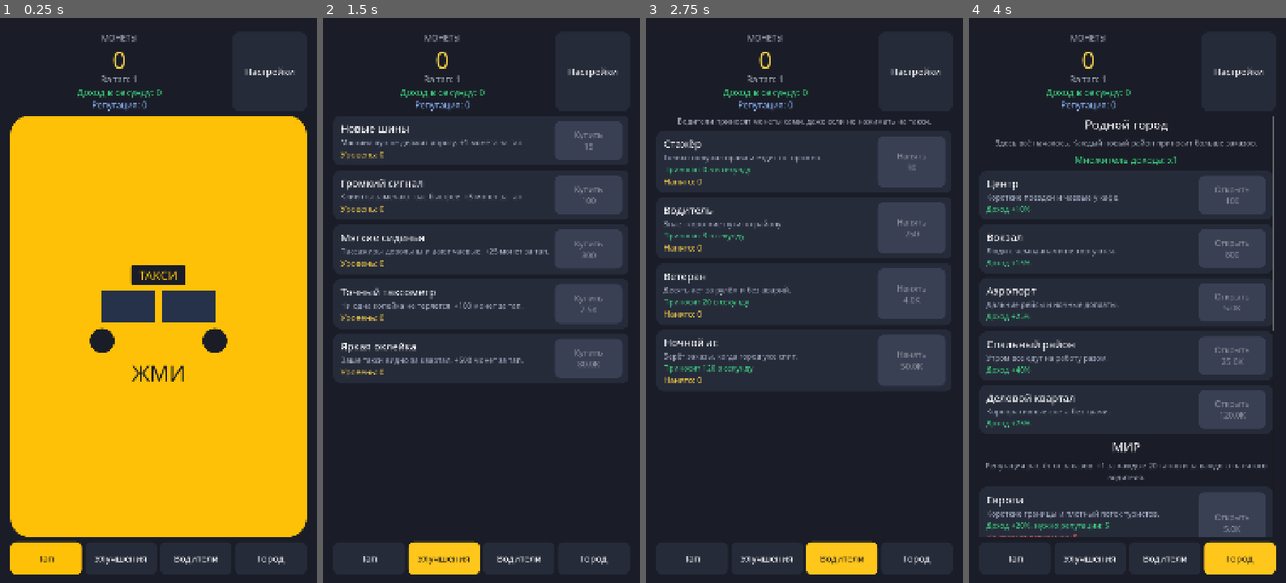
Above: before the commit, frames 1-4 (left to right).
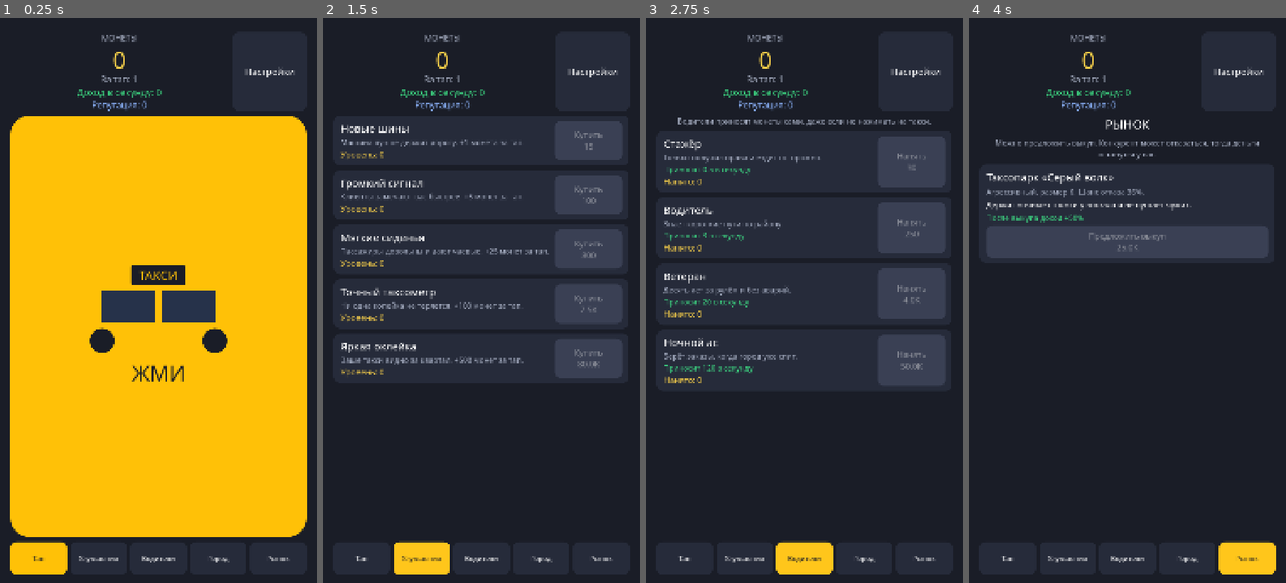
Above: after the commit, the same moments.

Repository: bogdan22807/play1
Game: Godot game, scene res://scenes/main.tscn
Same seed, same stepped clock (60 frames per second), same inputs: the game is played once before the commit and once after it.
Inputs (mouse positions are in pixels of both pictures, inside the frame that each line leads up to):
- Up to frame 1 (0.25 s): no input
- Up to frame 2 (1.5 s): click "Тап" at 0.5 s; click "Улучшения" at 1.25 s
- Up to frame 3 (2.75 s): click "Водители" at 2 s
- Up to frame 4 (4 s): click "Город" at 2.75 s; click (1247, 560) at 3.5 s, where only the run after the commit has a clickable "Рынок"

The runs differ from the first frame. In frame 1, 0.7% of the frame differs, in the area x 10-91%, y 92-99%; in frame 2, 1.2%; in frame 3, 1.7%; in frame 4, 18%, in the area x 5-97%, y 17-99%.

Commit message:
Добавить выкуп конкурента на вкладке «Рынок».
Отказ не списывает монеты. Купленная компания даёт постоянный бонус к доходу и пишется в сохранение.

Co-authored-by: bogdan22807 <bogdan22807@users.noreply.github.com>

Diff:
--- a/autoload/game_state.gd
+++ b/autoload/game_state.gd
@@ -20,6 +20,8 @@
 signal reputation_changed(reputation: int)
 ## Открыли регион мира.
 signal regions_changed
+## Выкупили конкурента или он отказал.
+signal competitors_changed
 
 ## Сколько монет даёт тап без улучшений.
 const BASE_TAP_POWER: float = 1.0
@@ -27,6 +29,7 @@
 const DRIVERS_PATH := "res://data/drivers.json"
 const CITIES_PATH := "res://data/cities.json"
 const REGIONS_PATH := "res://data/regions.json"
+const COMPETITORS_PATH := "res://data/competitors.json"
 ## Сколько тапов нужно для +1 репутации.
 const TAPS_PER_REPUTATION := 20
 ## Если кадр завис дольше секунды, не начисляем доход за всю паузу.
@@ -51,6 +54,9 @@
 ## id района -> 1, если район уже открыт.
 var _opened_districts: Dictionary = {}
 var _region_defs: Array = []
+var _competitor_defs: Array = []
+## id конкурента -> 1, если компания уже выкуплена.
+var _owned_competitors: Dictionary = {}
 ## id региона -> 1, если регион уже открыт.
 var _opened_regions: Dictionary = {}
 ## Репутация компании. Нужна, чтобы выходить в новые регионы.
@@ -74,6 +80,7 @@
 	_driver_defs = _read_json_array(DRIVERS_PATH)
 	_city_defs = _read_json_array(CITIES_PATH)
 	_region_defs = _read_json_array(REGIONS_PATH)
+	_competitor_defs = _read_json_array(COMPETITORS_PATH)
 	load_game()
 	_recalc_income()
 	coins_changed.emit(coins)
@@ -83,6 +90,7 @@
 	districts_changed.emit()
 	regions_changed.emit()
 	reputation_changed.emit(reputation)
+	competitors_changed.emit()
 
 
 ## Пассивный доход капает каждый кадр. Рядом тикает автосохранение.
@@ -228,7 +236,7 @@
 
 ## Районы, регионы и франшиза умножают и тап, и пассивный доход.
 func get_income_multiplier() -> float:
-	return _district_multiplier() * _region_multiplier()
+	return _district_multiplier() * _region_multiplier() * _competitor_multiplier()
 
 
 func get_cities() -> Array:
@@ -352,6 +360,84 @@
 	return 1.0 + bonus
 
 
+func get_competitors() -> Array:
+	return _competitor_defs
+
+
+func is_competitor_owned(competitor_id: String) -> bool:
+	return int(_owned_competitors.get(competitor_id, 0)) > 0
+
+
+func get_competitor_cost(competitor_id: String) -> float:
+	var info: Dictionary = _find_def(_competitor_defs, competitor_id)
+	return maxf(0.0, float(info.get("base_cost", 0)))
+
+
+## Шанс отказа: чем крупнее парк и жёстче характер, тем выше.
+func get_buyout_refuse_chance(competitor_id: String) -> float:
+	var info: Dictionary = _find_def(_competitor_defs, competitor_id)
+	if info.is_empty():
+		return 1.0
+	var chance: float = 0.04 * float(info.get("size", 1))
+	match str(info.get("personality", "")):
+		"aggressive":
+			chance += 0.12
+		"cunning":
+			chance += 0.18
+		"family":
+			chance -= 0.05
+	return clampf(chance, 0.05, 0.85)
+
+
+func can_offer_buyout(competitor_id: String) -> bool:
+	if is_competitor_owned(competitor_id) or _find_def(_competitor_defs, competitor_id).is_empty():
+		return false
+	return coins + 0.001 >= get_competitor_cost(competitor_id)
+
+
+## Деньги списываются только если конкурент согласился.
+func offer_buyout(competitor_id: String) -> Dictionary:
+	var info: Dictionary = _find_def(_competitor_defs, competitor_id)
+	if info.is_empty():
+		return {"ok": false, "refused": false, "text": "Такой компании нет."}
+	if is_competitor_owned(competitor_id):
+		return {"ok": false, "refused": false, "text": "Эта компания уже ваша."}
+	if not can_offer_buyout(competitor_id):
+		return {"ok": false, "refused": false, "text": "Не хватает монет."}
+	if randf() < get_buyout_refuse_chance(competitor_id):
+		return {
+			"ok": false,
+			"refused": true,
+			"text": str(info.get("refuse_text", "Нет, мы не продаёмся.")),
+		}
+	coins -= get_competitor_cost(competitor_id)
+	if coins < 0.0:
+		coins = 0.0
+	_owned_competitors[competitor_id] = 1
+	_recalc_income()
+	coins_changed.emit(coins)
+	tap_power_changed.emit(get_tap_power())
+	competitors_changed.emit()
+	save_game()
+	return {
+		"ok": true,
+		"refused": false,
+		"text": str(info.get("success_text", "Сделка состоялась.")),
+	}
+
+
+func _competitor_multiplier() -> float:
+	var bonus: float = 0.0
+	for raw: Variant in _competitor_defs:
+		if typeof(raw) != TYPE_DICTIONARY:
+			continue
+		var info: Dictionary = raw
+		var competitor_id: String = str(info.get("id", ""))
+		if is_competitor_owned(competitor_id):
+			bonus += float(info.get("income_bonus", 0))
+	return 1.0 + bonus
+
+
 func _add_reputation(amount: int) -> void:
 	if amount <= 0:
 		return
@@ -411,6 +497,7 @@
 	_offline_capped = false
 	_opened_districts.clear()
 	_opened_regions.clear()
+	_owned_competitors.clear()
 	reputation = 0
 	_taps_toward_reputation = 0
 	_recalc_income()
@@ -421,6 +508,7 @@
 	districts_changed.emit()
 	regions_changed.emit()
 	reputation_changed.emit(reputation)
+	competitors_changed.emit()
 	save_game()
 
 
@@ -528,6 +616,7 @@
 		"regions": _opened_regions.duplicate(),
 		"reputation": reputation,
 		"reputation_taps": _taps_toward_reputation,
+		"competitors": _owned_competitors.duplicate(),
 	}
 	var file := FileAccess.open(SAVE_PATH, FileAccess.WRITE)
 	if file == null:
@@ -556,6 +645,7 @@
 	_driver_counts = _read_count_dict(data.get("drivers", {}))
 	_opened_districts = _read_count_dict(data.get("districts", {}))
 	_opened_regions = _read_count_dict(data.get("regions", {}))
+	_owned_competitors = _read_count_dict(data.get("competitors", {}))
 	reputation = maxi(0, int(data.get("reputation", 0)))
 	_taps_toward_reputation = maxi(0, int(data.get("reputation_taps", 0)))
 	_last_exit_unix = maxi(0, int(data.get("last_exit_unix", 0)))
--- /dev/null
+++ b/data/competitors.json
@@ -0,0 +1,14 @@
+[
+  {
+    "id": "wolf",
+    "name": "Таксопарк «Серый волк»",
+    "size": 6,
+    "personality": "aggressive",
+    "personality_name": "Агрессивный",
+    "description": "Держит ночные стоянки у вокзала и не пускает чужих.",
+    "base_cost": 25000,
+    "income_bonus": 0.5,
+    "refuse_text": "Ещё чего. Мои машины не продаются.",
+    "success_text": "Ладно, забирай стоянку. Водители остаются при деньгах."
+  }
+]
--- a/scripts/main.gd
+++ b/scripts/main.gd
@@ -21,6 +21,7 @@
 const PAGE_UPGRADES := 1
 const PAGE_DRIVERS := 2
 const PAGE_CITY := 3
+const PAGE_MARKET := 4
 
 var _coins_label: Label
 var _tap_label: Label
@@ -31,9 +32,11 @@
 var _upgrades_page: Control
 var _drivers_page: Control
 var _city_page: Control
+var _market_page: Control
 var _upgrade_list: VBoxContainer
 var _driver_list: VBoxContainer
 var _city_list: VBoxContainer
+var _market_list: VBoxContainer
 var _multiplier_label: Label
 var _tab_buttons: Array[Button] = []
 var _float_layer: Control
@@ -47,6 +50,10 @@
 var _driver_rows: Dictionary = {}
 var _district_rows: Dictionary = {}
 var _region_rows: Dictionary = {}
+var _competitor_rows: Dictionary = {}
+var _notice_layer: Control
+var _notice_title: Label
+var _notice_body: Label
 var _offline_layer: Control
 var _offline_label: Label
 var _offline_time_label: Label
@@ -63,6 +70,7 @@
 	GameState.districts_changed.connect(_on_districts_changed)
 	GameState.regions_changed.connect(_on_regions_changed)
 	GameState.reputation_changed.connect(_on_reputation_changed)
+	GameState.competitors_changed.connect(_on_competitors_changed)
 	GameState.offline_reward_ready.connect(_show_offline_popup)
 	# Сигнал из автозагрузки мог прийти раньше, чем экран подписался. Берём числа ещё раз.
 	_on_coins_changed(GameState.coins)
@@ -72,6 +80,7 @@
 	_refresh_drivers()
 	_refresh_districts()
 	_refresh_regions()
+	_refresh_competitors()
 	_on_reputation_changed(GameState.reputation)
 	_show_offline_popup()
 
@@ -145,9 +154,16 @@
 	_city_list = _city_page.get_child(0).get_child(0) as VBoxContainer
 	_build_city_rows()
 
+	_market_page = _build_scroll_page()
+	_market_page.set_anchors_and_offsets_preset(Control.PRESET_FULL_RECT)
+	pages.add_child(_market_page)
+	_market_list = _market_page.get_child(0).get_child(0) as VBoxContainer
+	_build_market_rows()
+
 	column.add_child(_build_tab_bar())
 	_show_page(PAGE_TAP)
 	_build_settings_popup()
+	_build_notice_popup()
 	_build_offline_popup()
 
 
@@ -257,6 +273,7 @@
 		_make_tab("Улучшения"),
 		_make_tab("Водители"),
 		_make_tab("Город"),
+		_make_tab("Рынок"),
 	]
 	for index in _tab_buttons.size():
 		var button: Button = _tab_buttons[index]
@@ -271,7 +288,7 @@
 	button.size_flags_horizontal = Control.SIZE_EXPAND_FILL
 	button.custom_minimum_size = Vector2(0, 112)
 	button.focus_mode = Control.FOCUS_NONE
-	button.add_theme_font_size_override("font_size", 28)
+	button.add_theme_font_size_override("font_size", 24)
 	button.clip_text = false
 	button.autowrap_mode = TextServer.AUTOWRAP_WORD_SMART
 	return button
@@ -369,6 +386,159 @@
 	style.set_corner_radius_all(42)
 	wheel.add_theme_stylebox_override("panel", style)
 	return wheel
+
+
+func _build_market_rows() -> void:
+	var title := Label.new()
+	title.text = "РЫНОК"
+	title.horizontal_alignment = HORIZONTAL_ALIGNMENT_CENTER
+	title.add_theme_font_size_override("font_size", 42)
+	_market_list.add_child(title)
+
+	var hint := Label.new()
+	hint.text = "Можно предложить выкуп. Конкурент может отказаться, тогда деньги останутся у вас."
+	hint.autowrap_mode = TextServer.AUTOWRAP_WORD_SMART
+	hint.horizontal_alignment = HORIZONTAL_ALIGNMENT_CENTER
+	hint.add_theme_font_size_override("font_size", 26)
+	hint.add_theme_color_override("font_color", COLOR_MUTED)
+	_market_list.add_child(hint)
+
+	for raw: Variant in GameState.get_competitors():
+		if typeof(raw) != TYPE_DICTIONARY:
+			continue
+		var info: Dictionary = raw
+		var competitor_id: String = str(info.get("id", ""))
+		if competitor_id == "":
+			continue
+		_market_list.add_child(_make_competitor_row(competitor_id, info))
+
+
+func _make_competitor_row(competitor_id: String, info: Dictionary) -> PanelContainer:
+	var panel := PanelContainer.new()
+	panel.size_flags_horizontal = Control.SIZE_EXPAND_FILL
+	panel.add_theme_stylebox_override("panel", _panel_style())
+
+	var column := VBoxContainer.new()
+	column.add_theme_constant_override("separation", 8)
+	panel.add_child(column)
+
+	var title := Label.new()
+	title.text = str(info.get("name", competitor_id))
+	title.autowrap_mode = TextServer.AUTOWRAP_WORD_SMART
+	title.add_theme_font_size_override("font_size", 36)
+	column.add_child(title)
+
+	var meta := Label.new()
+	var chance: float = GameState.get_buyout_refuse_chance(competitor_id) * 100.0
+	meta.text = "%s, размер %s. Шанс отказа %s%%." % [
+		str(info.get("personality_name", "")),
+		GameState.format_number(float(info.get("size", 0))),
+		GameState.format_number(chance),
+	]
+	meta.autowrap_mode = TextServer.AUTOWRAP_WORD_SMART
+	meta.add_theme_font_size_override("font_size", 26)
+	meta.add_theme_color_override("font_color", COLOR_MUTED)
+	column.add_child(meta)
+
+	var description := Label.new()
+	description.text = str(info.get("description", ""))
+	description.autowrap_mode = TextServer.AUTOWRAP_WORD_SMART
+	description.add_theme_font_size_override("font_size", 26)
+	column.add_child(description)
+
+	var bonus: float = float(info.get("income_bonus", 0))
+	var bonus_label := Label.new()
+	bonus_label.text = "После выкупа доход +%s%%" % GameState.format_number(bonus * 100.0)
+	bonus_label.add_theme_font_size_override("font_size", 26)
+	bonus_label.add_theme_color_override("font_color", COLOR_INCOME)
+	column.add_child(bonus_label)
+
+	var offer_button := Button.new()
+	offer_button.custom_minimum_size = Vector2(0, 110)
+	offer_button.focus_mode = Control.FOCUS_NONE
+	_style_buy_button(offer_button)
+	offer_button.pressed.connect(_on_offer_buyout.bind(competitor_id))
+	column.add_child(offer_button)
+
+	_competitor_rows[competitor_id] = offer_button
+	return panel
+
+
+func _on_offer_buyout(competitor_id: String) -> void:
+	var result: Dictionary = GameState.offer_buyout(competitor_id)
+	var title := "Отказ"
+	if bool(result.get("ok", false)):
+		title = "Сделка"
+	_show_notice(title, str(result.get("text", "")))
+
+
+func _refresh_competitors() -> void:
+	for competitor_id: Variant in _competitor_rows.keys():
+		var offer_button: Button = _competitor_rows[competitor_id]
+		var id := str(competitor_id)
+		if GameState.is_competitor_owned(id):
+			offer_button.text = "Компания ваша"
+			offer_button.disabled = true
+		else:
+			var cost: float = GameState.get_competitor_cost(id)
+			offer_button.text = "Предложить выкуп\n%s" % GameState.format_number(cost)
+			offer_button.disabled = not GameState.can_offer_buyout(id)
+
+
+func _on_competitors_changed() -> void:
+	_refresh_competitors()
+	_refresh_districts()
+
+
+func _build_notice_popup() -> void:
+	_notice_layer = Control.new()
+	_notice_layer.set_anchors_and_offsets_preset(Control.PRESET_FULL_RECT)
+	_notice_layer.visible = false
+	_notice_layer.mouse_filter = Control.MOUSE_FILTER_STOP
+	add_child(_notice_layer)
+
+	var dim := ColorRect.new()
+	dim.color = Color(0, 0, 0, 0.72)
+	dim.set_anchors_and_offsets_preset(Control.PRESET_FULL_RECT)
+	dim.mouse_filter = Control.MOUSE_FILTER_IGNORE
+	_notice_layer.add_child(dim)
+
+	var center := CenterContainer.new()
+	center.set_anchors_and_offsets_preset(Control.PRESET_FULL_RECT)
+	center.mouse_filter = Control.MOUSE_FILTER_IGNORE
+	_notice_layer.add_child(center)
+
+	var panel := PanelContainer.new()
+	panel.custom_minimum_size = Vector2(860, 0)
+	var style := _panel_style()
+	style.content_margin_left = 40
+	style.content_margin_right = 40
+	style.content_margin_top = 40
+	style.content_margin_bottom = 36
+	panel.add_theme_stylebox_override("panel", style)
+	center.add_child(panel)
+
+	var box := VBoxContainer.new()
+	box.add_theme_constant_override("separation", 20)
+	panel.add_child(box)
+
+	_notice_title = _make_center_label("", 44, Color.WHITE)
+	box.add_child(_notice_title)
+	_notice_body = _make_center_label("", 30, COLOR_MUTED)
+	_notice_body.autowrap_mode = TextServer.AUTOWRAP_WORD_SMART
+	box.add_child(_notice_body)
+	var close_button := _make_settings_button("Понятно", COLOR_BUY, _close_notice)
+	box.add_child(close_button)
+
+
+func _show_notice(title: String, body: String) -> void:
+	_notice_title.text = title
+	_notice_body.text = body
+	_notice_layer.visible = true
+
+
+func _close_notice() -> void:
+	_notice_layer.visible = false
 
 
 func _build_city_rows() -> void:
@@ -879,6 +1049,7 @@
 	_upgrades_page.visible = page == PAGE_UPGRADES
 	_drivers_page.visible = page == PAGE_DRIVERS
 	_city_page.visible = page == PAGE_CITY
+	_market_page.visible = page == PAGE_MARKET
 	for index in _tab_buttons.size():
 		var button: Button = _tab_buttons[index]
 		var active: bool = index == page
@@ -895,7 +1066,6 @@
 	button.add_theme_stylebox_override("hover", _button_style(color.lightened(0.08)))
 	button.add_theme_stylebox_override("pressed", _button_style(color.darkened(0.08)))
 	button.add_theme_stylebox_override("focus", _button_style(color))
-	button.add_theme_font_size_override("font_size", 32)
 
 
 func _open_settings() -> void:
@@ -993,6 +1163,7 @@
 	button.custom_minimum_size = Vector2(0, 110)
 	button.focus_mode = Control.FOCUS_NONE
 	_style_plain_button(button, color)
+	button.add_theme_font_size_override("font_size", 32)
 	button.add_theme_color_override("font_color", Color.WHITE)
 	button.add_theme_color_override("font_hover_color", Color.WHITE)
 	button.add_theme_color_override("font_pressed_color", Color.WHITE)
@@ -1018,6 +1189,7 @@
 	_refresh_drivers()
 	_refresh_districts()
 	_refresh_regions()
+	_refresh_competitors()
 
 
 func _on_tap_power_changed(value: float) -> void:
